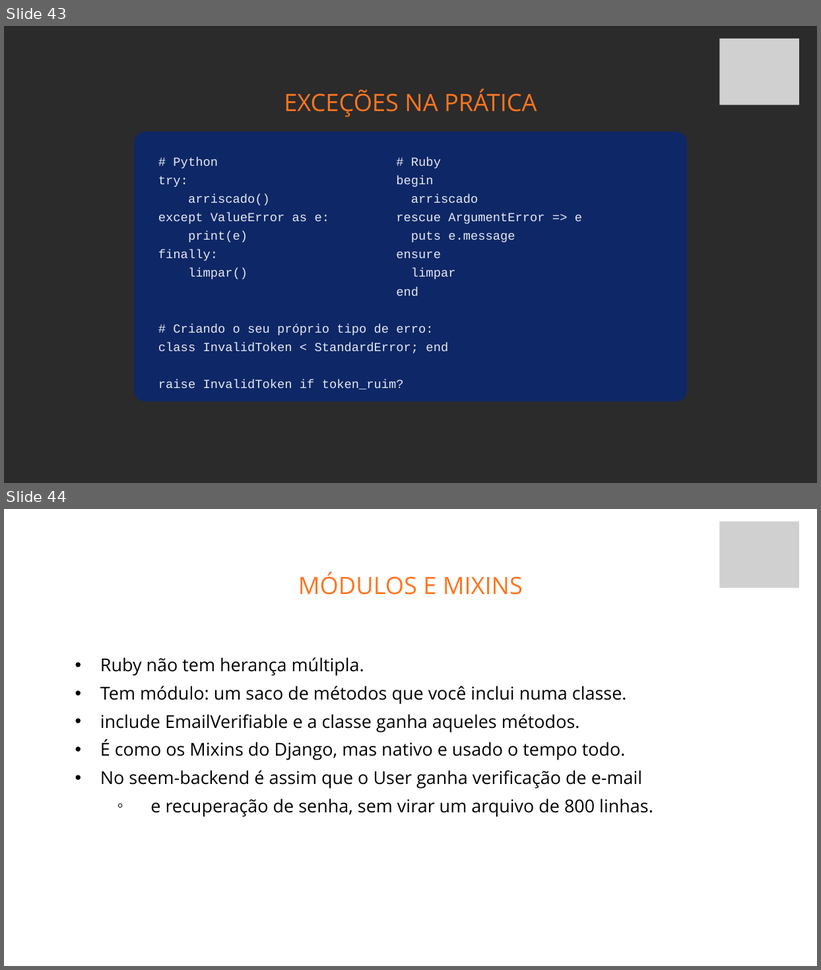
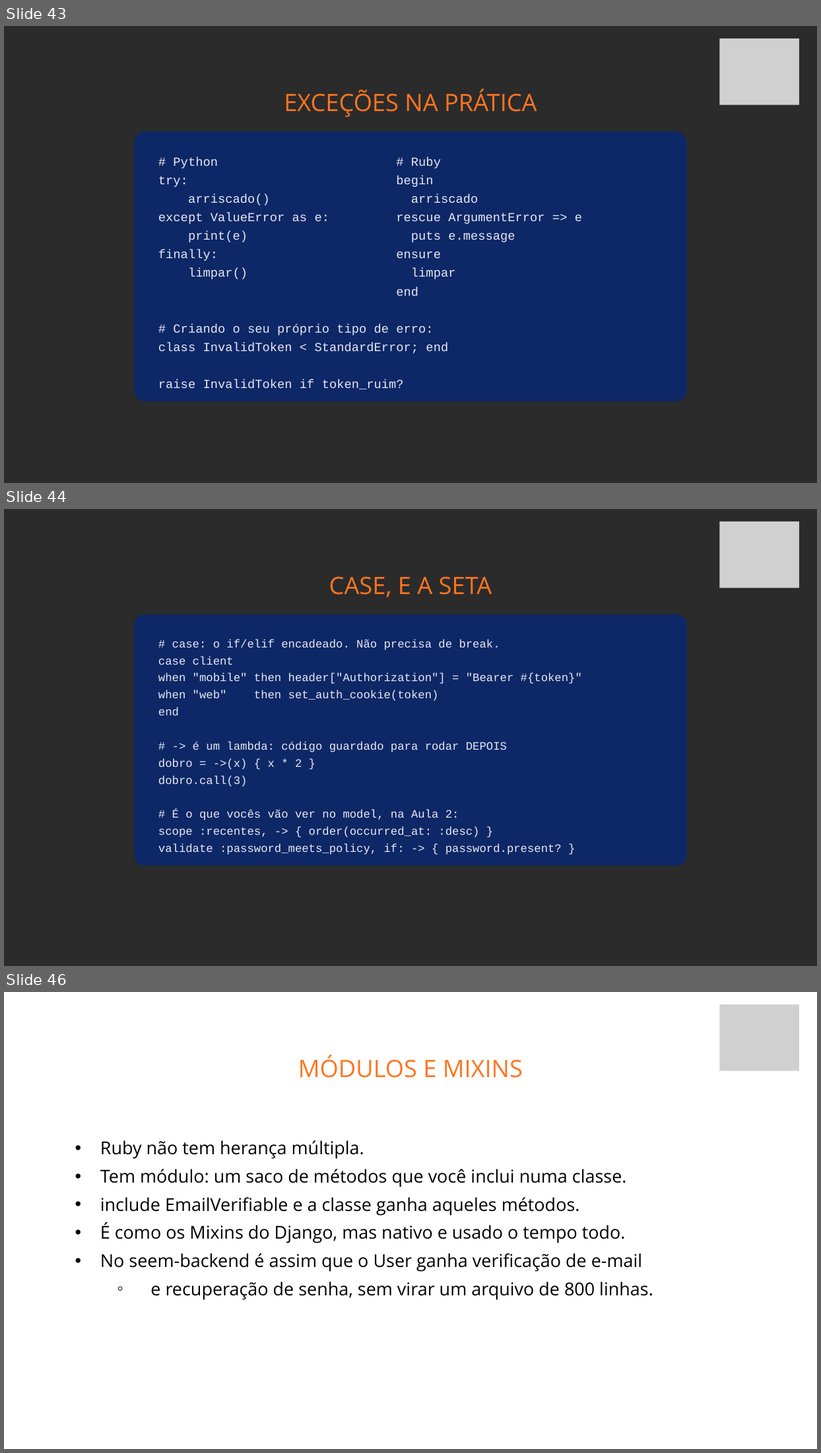
Before and after one commit to fabriciosiqueira08/capacitacao-gabarito, a slide deck: slides/build/aula-01-fundamentos-de-back-end.pptx. Shown one above the other, each under a label of ours: slides 43 and 44 before the commit, slides 43, 44 and 46 after it; the slides between them are not shown. The pictures are 821x970 and 821x1453 pixels, drawn with LibreOffice and Linux fonts; fonts in the diff are those of the drawing; grey boxes stand for pictures; background and template pictures are left out; a plain dark background stands for a picture behind light text. Boxes give left, top, right and bottom in pixels: in the first picture for what was removed or moved away, otherwise in the second. Text is boxed around its words. In the diff, an @@ line names an element or a change of style, - is before the commit and + after.

```diff
--- a/slides/build/aula-01-fundamentos-de-back-end.pptx
+++ b/slides/build/aula-01-fundamentos-de-back-end.pptx
@@ slide 44 added at (4,509,817,966), background picture (left out) @@
@@ picture added at (719,522,799,588) @@
@@ text added at (329,576,492,597), 42.4 pt, text #FF751F @@
+CASE, E A SETA
@@ rounded rectangle added at (134,615,687,866), fill #0E2766 @@
@@ text added at (158,640,582,855), 20.2 pt, text #E6EAF2 @@
+# case: o if/elif encadeado. Não precisa de break.
+case client
+when "mobile" then header["Authorization"] = "Bearer #{token}"
+when "web" then set_auth_cookie(token)
+end
+# -> é um lambda: código guardado para rodar DEPOIS
+dobro = ->(x) { x * 2 }
+dobro.call(3)
+# É o que vocês vão ver no model, na Aula 2:
+scope :recentes, -> { order(occurred_at: :desc) }
+validate :password_meets_policy, if: -> { password.present? }
@@ what was slide 44 is now slide 46 @@
```
Also in this commit, not shown: 1 other slide added, 24 other files.
